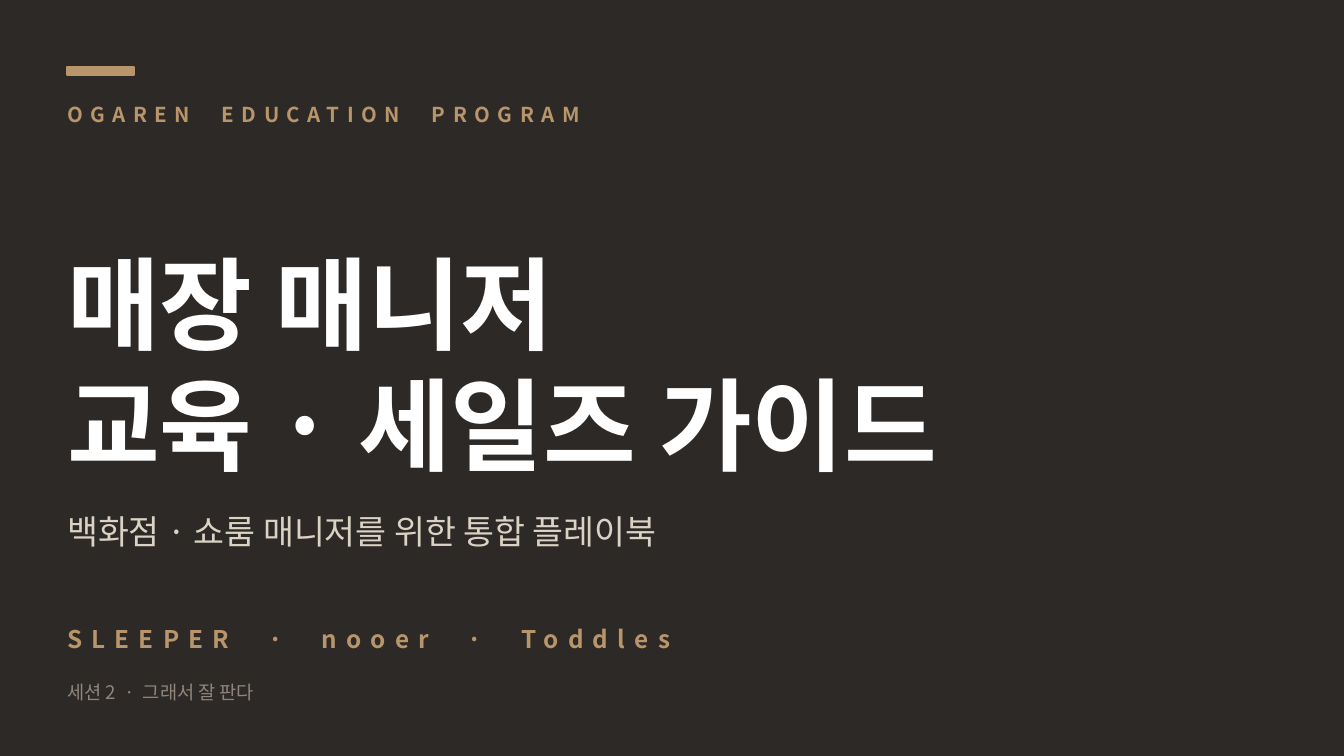
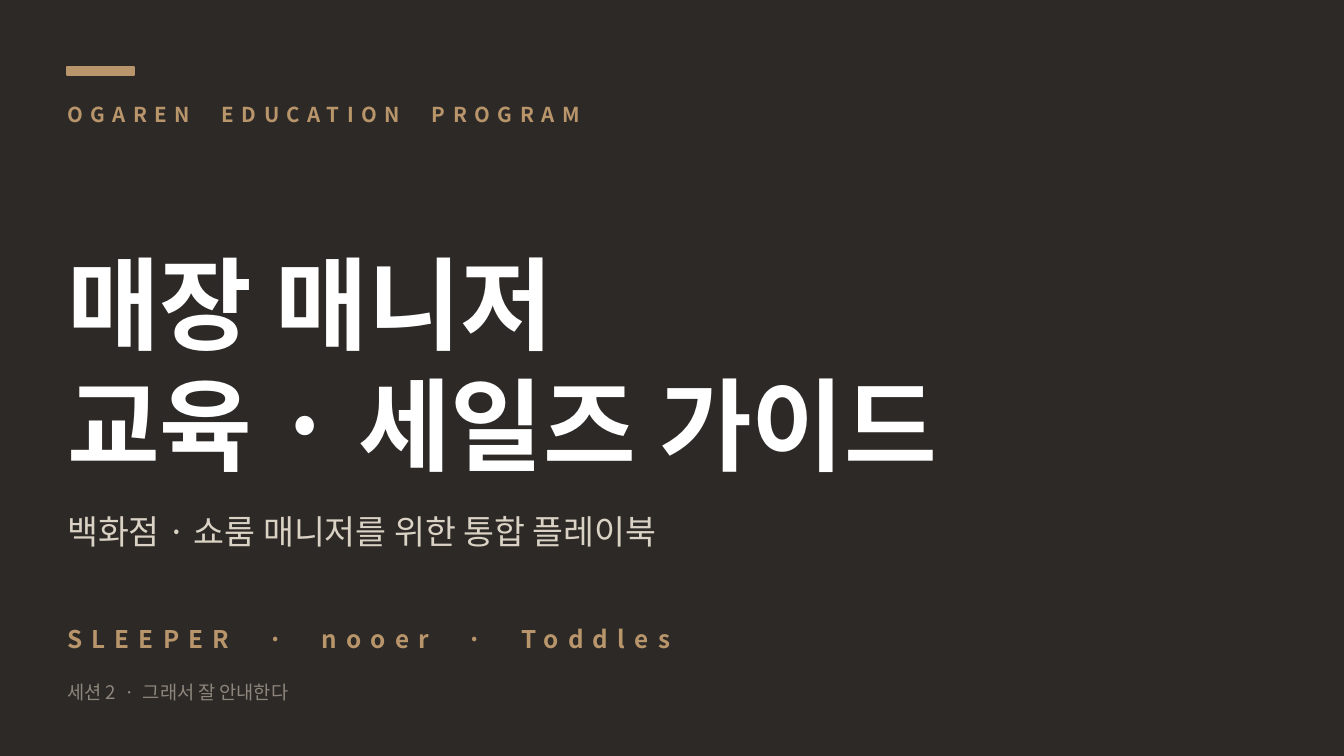
Before and after one commit to david-jung84/ogaren-sales-guide, a slide deck: slide 1 of assets/download/오가렌_세일즈가이드_세션2.pptx. Drawn at 1344x756 pixels with LibreOffice and Linux fonts; fonts in the diff are those of the drawing. Boxes give left, top, right and bottom in pixels: in the first picture for what was removed or moved away, otherwise in the second. Text is boxed around its words. In the diff, an @@ line names an element or a change of style, - is before the commit and + after.

```diff
--- a/assets/download/오가렌_세일즈가이드_세션2.pptx
+++ b/assets/download/오가렌_세일즈가이드_세션2.pptx
@@ text at (67,683,289,701): text changed @@
-세션 2 · 그래서 잘 판다
+세션 2 · 그래서 잘 안내한다
```
Also in this commit, not shown: 7 other files.
